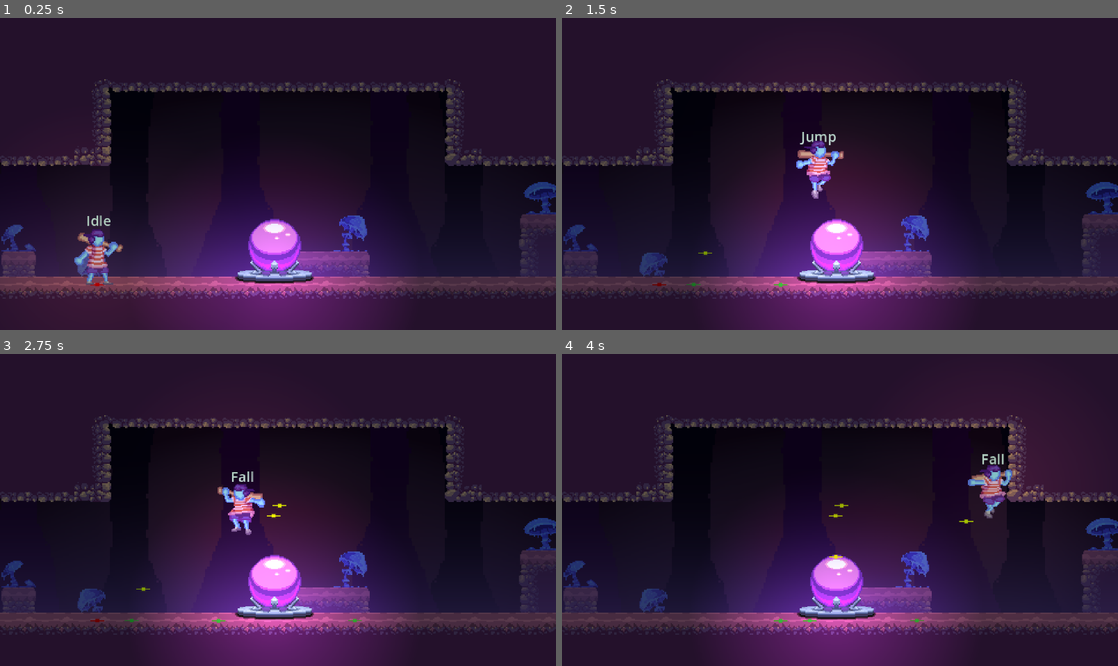
Above: before the commit, frames 1-4 (two rows, left to right).
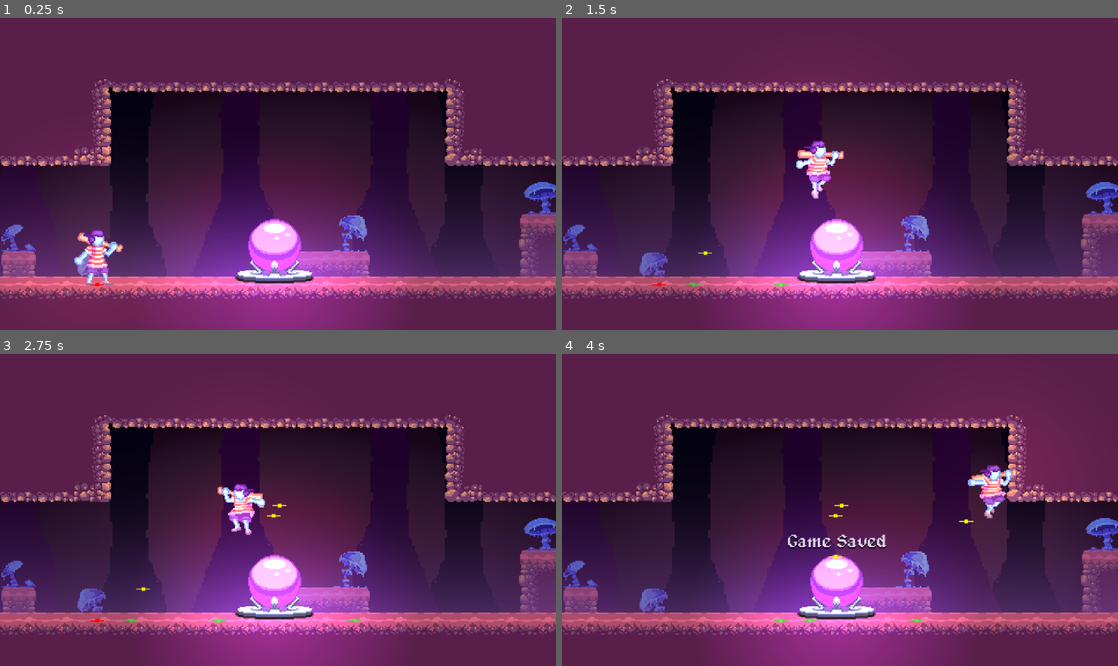
Above: after the commit, the same moments.

Repository: Sheftantor/metroidvania-proto
Game: Godot game, scene res://World/Rooms/001_Save.tscn
Same seed, same stepped clock (60 frames per second), same inputs: the game is played once before the commit and once after it. This scene is started directly instead of the project's main scene.
Inputs (mouse positions are in pixels of both pictures, inside the frame that each line leads up to):
- Up to frame 1 (0.25 s): no input
- Up to frame 2 (1.5 s): tap Enter at 0.5 s; move the mouse to (962, 158) at 0.52 s; hold E (action) 0.53-1.28 s; hold D (right) from 0.53 s (still down); click (962, 158) at 0.67 s; tap Space (jump) at 0.77, 1.07 s; tap Q (attack) at 0.8, 1.35 s; move the mouse to (728, 189) at 1.27 s; click (728, 189) at 1.42 s
- Up to frame 3 (2.75 s): tap Space (jump) at 1.52, 1.82 s; tap Shift (dash) at 1.55, 2.1 s; move the mouse to (333, 441) at 2.02 s; release D (right) at 2.03 s; hold A (left) from 2.03 s (still down); hold Space (jump) from 2.03 s (still down); click (333, 441) at 2.17 s
- Up to frame 4 (4 s): move the mouse to (812, 572) at 2.77 s; release A (left) at 2.78 s; release Space (jump) at 2.78 s; hold D (right) from 2.78 s (still down); tap Space (jump) at 2.85, 3.02, 3.32, 3.77 s; click (812, 572) at 2.92 s; tap E (action) at 3.05 s; move the mouse to (1006, 556) at 3.52 s; hold E (action) from 3.53 s (still down); click (1006, 556) at 3.67 s; tap Q (attack) at 3.8 s

The runs differ from the first frame. In frame 1, 83% of the frame differs, in the area x 0-100%, y 0-100%; in frame 2, 84%; in frame 3, 84%; in frame 4, 84%.

Commit message:
savepoint_system_input

Diff:
--- /dev/null
+++ b/00_global/messages.gd
@@ -0,0 +1,11 @@
+extends Node
+
+
+@warning_ignore("unused_signal")
+signal player_interacted( player : Player )
+
+@warning_ignore("unused_signal")
+signal player_healed( amount : float )
+
+@warning_ignore("unused_signal")
+signal input_hint_changed( hint : String )
--- a/General/save_point/save_point.gd
+++ b/General/save_point/save_point.gd
@@ -11,9 +11,19 @@
 	pass
 
 func _on_player_entered( _n : Node2D ) -> void:
-	print( "Player Entered" )
+	Messages.player_interacted.connect( _on_player_interactive )
+	Messages.input_hint_changed.emit( "interact" )
 	pass
 
 func _on_player_exited( _n : Node2D ) -> void:
-	print( "Player Exited" )
+	Messages.player_interacted.disconnect( _on_player_interactive )
+	Messages.input_hint_changed.emit( "" )
 	pass
+
+func _on_player_interactive( player : Player ) -> void:
+	SaveManager.save_game()
+	Messages.player_healed.emit( 999 )
+	animation_player.play("game_saved")
+	animation_player.seek( 0 )
+	# Audio
+	pass
--- a/General/save_point/save_point.tscn
+++ b/General/save_point/save_point.tscn
@@ -113,7 +113,7 @@
 
 [node name="Area2D" type="Area2D" parent="."]
 collision_layer = 0
-collision_mask = 16
+collision_mask = 4
 monitorable = false
 
 [node name="CollisionShape2D" type="CollisionShape2D" parent="Area2D"]
--- /dev/null
+++ b/Player/Scripts/input_hints.gd
@@ -0,0 +1,72 @@
+@icon( "res://Imports/Icons/input_hints.svg" )
+class_name InputHints extends Node2D
+
+const HINT_MAP : Dictionary = {
+	"keyboard" : {
+		"interact" : 10,
+		"attack" : 15,
+		"jump" : 9,
+		"dash" : 11,
+		"up" : 13
+
+	},
+	"playstation" : {
+		"interact" : 0,
+		"attack" : 2,
+		"jump" : 1,
+		"dash" : 3,
+		"up" : 4
+	},
+	"xbox" : {
+		"interact" : 8,
+		"attack" : 2,
+		"jump" : 7,
+		"dash" : 6,
+		"up" : 4
+	}
+}
+
+var controller_type : String = "keyboard"
+
+@onready var sprite_2d: Sprite2D = $Sprite2D
+
+
+func _ready() -> void:
+	visible = false
+	Messages.input_hint_changed.connect( _on_hint_changed )
+	pass
+
+func _input( event : InputEvent ) -> void:
+	if event is InputEventMouseButton or event is InputEventKey:
+		controller_type = "keyboard"
+	elif event is InputEventJoypadButton:
+		get_controller_type( event.device )
+	pass
+
+func get_controller_type( device_id : int ) -> void:
+	var n : String = Input.get_joy_name( device_id ).to_lower()
+
+	if "xbox" in n:
+		controller_type = "xbox"
+	elif "playstation" in n or "ps" in n or "dualsanse" in n:
+		controller_type = "playstation"
+	elif "nintendo" in n or "switch" in n:
+		#controller_type = "nintendo"
+		controller_type = "playstation"
+	else:
+		controller_type = "unknown"
+
+
+	print(controller_type)
+	set_process_input( false )
+	pass
+
+
+
+func _on_hint_changed( hint : String ) -> void:
+	if hint == "" :
+		visible = false
+	else:
+		visible = true
+		sprite_2d.frame = HINT_MAP[ controller_type ].get( hint, "0" )
+	pass
--- a/Player/Scripts/player.gd
+++ b/Player/Scripts/player.gd
@@ -47,9 +47,12 @@
 		self.queue_free()
 	Initialize_States()
 	self.call_deferred( "reparent", get_tree().root )
+	Messages.player_healed.connect( _on_player_healed )
 	pass
 
 func _unhandled_input( event: InputEvent) -> void:
+	if event.is_action_pressed("action"):
+		Messages.player_interacted.emit( self )
 	ChangeState( current_state.handle_input( event ) )
 
 func _physics_process( _delta : float ) -> void:
@@ -129,3 +132,9 @@
 	await get_tree().create_timer( 3.0 ). timeout
 	d.queue_free()
 	pass
+
+func _on_player_healed( amount : float ) -> void:
+	hp += amount
+	print("player healed for: ", amount)
+	# Audio/visual
+	pass
--- a/World/Rooms/001_Cave.tscn
+++ b/World/Rooms/001_Cave.tscn
@@ -22,6 +22,21 @@
 blend_mode = 1
 light_mode = 1
 
+[sub_resource type="Gradient" id="Gradient_rp1rd"]
+offsets = PackedFloat32Array(0.21609196, 0.7724138)
+colors = PackedColorArray(0, 0, 0, 0.14117648, 0.977, 0.94, 1, 0.21176471)
+
+[sub_resource type="FastNoiseLite" id="FastNoiseLite_xntd2"]
+frequency = 0.0065
+
+[sub_resource type="NoiseTexture2D" id="NoiseTexture2D_rceja"]
+height = 256
+noise = SubResource("FastNoiseLite_xntd2")
+color_ramp = SubResource("Gradient_rp1rd")
+seamless = true
+normalize = false
+seamless_blend_skirt = 0.36
+
 [sub_resource type="Gradient" id="Gradient_ll1eh"]
 colors = PackedColorArray(0.6627451, 0.3882353, 0.83137256, 1, 0.09, 0.0225, 0.086625025, 0)
 
@@ -31,21 +46,6 @@
 height = 256
 fill_from = Vector2(0, 1)
 fill_to = Vector2(0, 0)
-
-[sub_resource type="Gradient" id="Gradient_rp1rd"]
-offsets = PackedFloat32Array(0.21609196, 0.7724138)
-colors = PackedColorArray(0, 0, 0, 0.14117648, 0.977, 0.94, 1, 0.2784314)
-
-[sub_resource type="FastNoiseLite" id="FastNoiseLite_xntd2"]
-frequency = 0.003
-
-[sub_resource type="NoiseTexture2D" id="NoiseTexture2D_rceja"]
-height = 256
-noise = SubResource("FastNoiseLite_xntd2")
-color_ramp = SubResource("Gradient_rp1rd")
-seamless = true
-normalize = false
-seamless_blend_skirt = 0.3
 
 [sub_resource type="CanvasItemMaterial" id="CanvasItemMaterial_frr04"]
 blend_mode = 1
@@ -196,6 +196,33 @@
 tile_map_data = PackedByteArray("AAACAAAABAAKAAIAAAAEAAAABAAKAAIAAAADAAAABAAKAAIAABAHAAAABAAKAAIAABAIAAAABAAKAAIAABAJAAAABAAKAAIAAAAMAP//BAAKAAIAABAMAAAABAAKAAIAABALAAAABAAKAAIAAAAPAAAABAAKAAIAAAANAAAABAAKAAIAABAOAAAABAAKAAIAABA=")
 tile_set = ExtResource("1_0l7qp")
 
+[node name="FogParallax" type="Parallax2D" parent="."]
+scroll_scale = Vector2(0.8, 0.8)
+scroll_offset = Vector2(-14, 138)
+repeat_size = Vector2(512, 0)
+autoscroll = Vector2(-5, 0)
+repeat_times = 2
+
+[node name="Sprite2D" type="Sprite2D" parent="FogParallax"]
+modulate = Color(1, 0.8, 0.9633333, 1)
+material = ExtResource("5_ll1eh")
+position = Vector2(229, 32)
+texture = SubResource("NoiseTexture2D_rceja")
+
+[node name="FogParallax2" type="Parallax2D" parent="."]
+modulate = Color(1, 1, 1, 0.8901961)
+scroll_scale = Vector2(0.8, 0.8)
+scroll_offset = Vector2(-14, 138)
+repeat_size = Vector2(512, 0)
+autoscroll = Vector2(-35, 0)
+repeat_times = 2
+
+[node name="Sprite2D" type="Sprite2D" parent="FogParallax2"]
+modulate = Color(1, 0.8, 0.9633333, 1)
+material = ExtResource("5_ll1eh")
+position = Vector2(229, 24)
+texture = SubResource("NoiseTexture2D_rceja")
+
 [node name="Parallax2D5" type="Parallax2D" parent="."]
 modulate = Color(0.2759742, 0.027275268, 0.209429, 1)
 scroll_scale = Vector2(0.6, 0.6)
@@ -299,7 +326,7 @@
 texture = SubResource("NoiseTexture2D_rceja")
 
 [node name="FogParallax2" type="Parallax2D" parent="Fog&Particles"]
-modulate = Color(1, 1, 1, 0.58431375)
+modulate = Color(1, 1, 1, 0.8901961)
 z_index = 3
 scroll_scale = Vector2(1.3, 1.3)
 scroll_offset = Vector2(-14, 138)
--- a/World/Rooms/001_Save.tscn
+++ b/World/Rooms/001_Save.tscn
@@ -124,6 +124,7 @@
 target_area_name = "LevelTransition2"
 
 [node name="DirectionalLight2D" type="DirectionalLight2D" parent="."]
+visible = false
 color = Color(0.01636274, 0.2762481, 0.3099175, 1)
 energy = 0.6
 blend_mode = 2
--- a/World/player.tscn
+++ b/World/player.tscn
@@ -10,6 +10,8 @@
 [ext_resource type="Texture2D" uid="uid://bucof0axpswpl" path="res://Player/Sprites/hero2-Sheet.png" id="7_vtle1"]
 [ext_resource type="AudioStream" uid="uid://fu364vekiitw" path="res://Imports/sounds/PavementTiles_Mono_04.wav" id="8_5njaf"]
 [ext_resource type="AudioStream" uid="uid://b2esmfupe2s3c" path="res://Imports/sounds/Post Jump 1.wav" id="9_gef8c"]
+[ext_resource type="Script" uid="uid://bl2q3v17elt4l" path="res://Player/Scripts/input_hints.gd" id="11_e3k88"]
+[ext_resource type="Texture2D" uid="uid://c31s5ndhxb2v3" path="res://Player/Sprites/input_icons.png" id="11_k8k5e"]
 
 [sub_resource type="Animation" id="Animation_o43ru"]
 resource_name = "Attack1"
@@ -286,6 +288,7 @@
 script = ExtResource("7_o43ru")
 
 [node name="Label" type="Label" parent="."]
+visible = false
 offset_left = -19.0
 offset_top = -64.0
 offset_right = 21.0
@@ -341,3 +344,12 @@
 color = Color(0.73, 0.62780005, 0.42340004, 1)
 energy = 0.5
 texture = SubResource("GradientTexture2D_k8k5e")
+
+[node name="InputHints" type="Node2D" parent="."]
+script = ExtResource("11_e3k88")
+
+[node name="Sprite2D" type="Sprite2D" parent="InputHints"]
+position = Vector2(0, -58)
+texture = ExtResource("11_k8k5e")
+hframes = 16
+frame = 9
--- a/project.godot
+++ b/project.godot
@@ -19,6 +19,7 @@
 
 SceneManager="*res://00_global/Scene_Manager/scene_manager.tscn"
 SaveManager="*res://00_global/save_manager.gd"
+Messages="*res://00_global/messages.gd"
 
 [display]
 
Not shown, added: 00_global/messages.gd.uid
Not shown, added: Player/Scripts/input_hints.gd.uid
Binary file added: Player/Sprites/input_icons.png
Not shown, added: Player/Sprites/input_icons.png.import
Not shown: 1 places in World/player.tscn that only renumber resources
